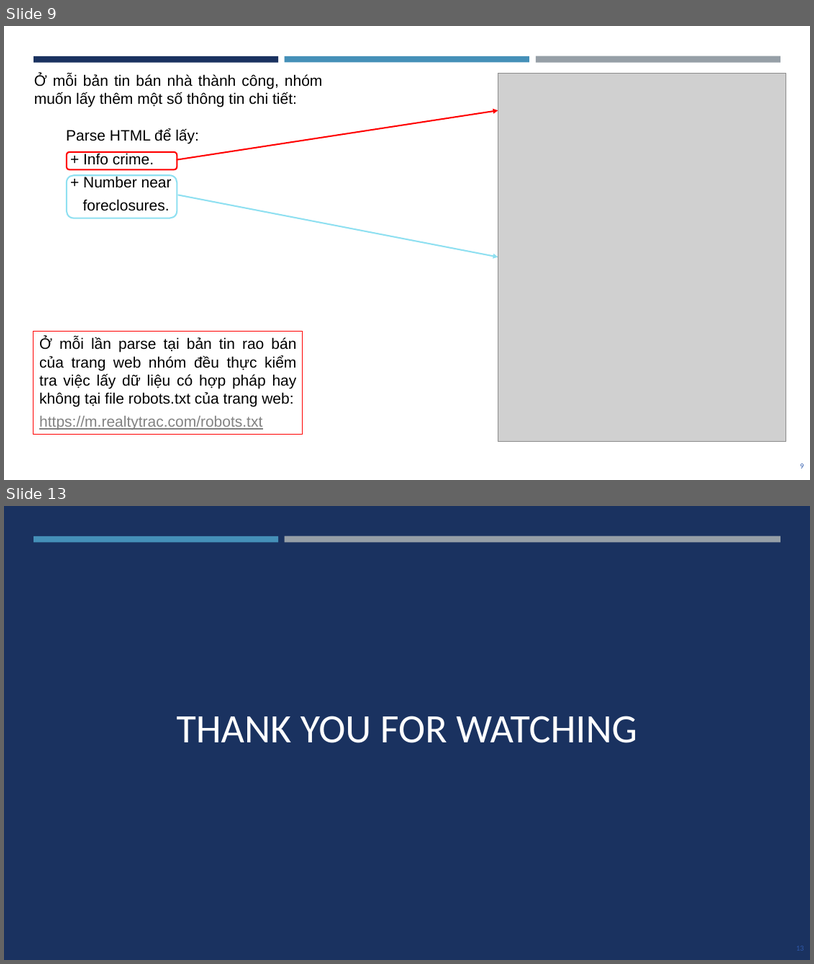
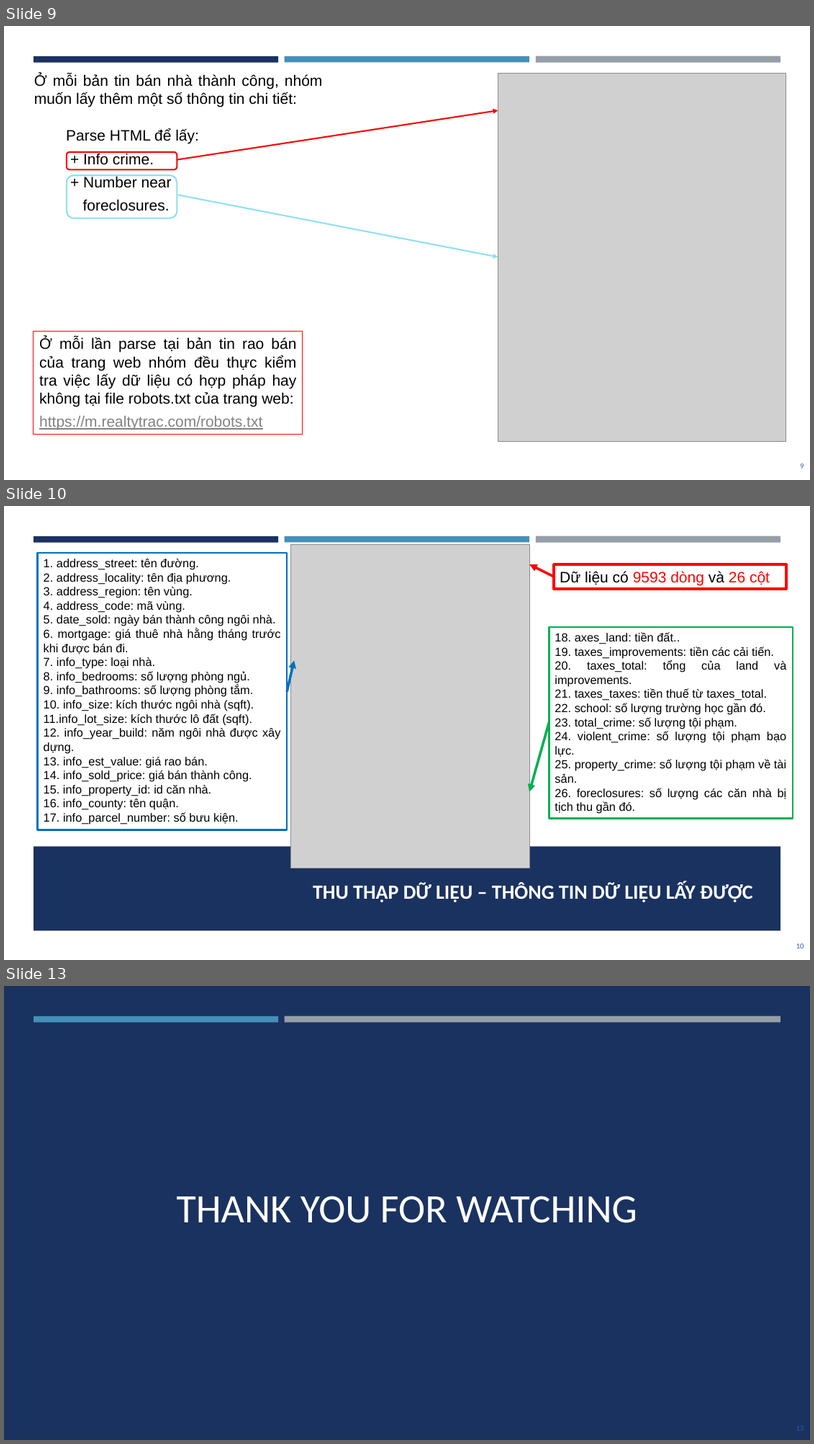
Before and after one commit to dpnam/DS-Final-Project, a slide deck: report-slide/BaoCaoLan01_DS.pptx. Shown one above the other, each under a label of ours: slides 9 and 13 before the commit, slides 9, 10 and 13 after it; the slides between them are not shown. The pictures are 814x964 and 814x1444 pixels, drawn with LibreOffice and Linux fonts; fonts in the diff are those of the drawing; grey boxes stand for pictures. Boxes give left, top, right and bottom in pixels: in the first picture for what was removed or moved away, otherwise in the second. Text is boxed around its words. In the diff, an @@ line names an element or a change of style, - is before the commit and + after.

```diff
--- a/report-slide/BaoCaoLan01_DS.pptx
+++ b/report-slide/BaoCaoLan01_DS.pptx
@@ slide 10 added at (4,506,810,960), background #FFFFFF @@
@@ rectangle added at (34,536,278,542), fill #1A3260 @@
@@ rectangle added at (285,536,530,542), fill #4590B8 @@
@@ picture added at (291,545,530,868) @@
@@ rectangle added at (536,536,781,543), fill #969FA7 @@
@@ rectangle added at (37,553,287,830), outline #0070C0 2.25 pt, 14 pt, text #000000 @@
+1. address_street: tên đường.
+2. address_locality: tên địa phương.
+3. address_region: tên vùng.
+4. address_code: mã vùng.
+5. date_sold: ngày bán thành công ngôi nhà.
+6. mortgage: giá thuê nhà hằng tháng trước khi được bán đi.
+7. info_type: loại nhà.
+8. info_bedrooms: số lượng phòng ngủ.
+9. info_bathrooms: số lượng phòng tắm.
+10. info_size: kích thước ngôi nhà (sqft).
+11.info_lot_size: kích thước lô đất (sqft).
+12. info_year_build: năm ngôi nhà được xây dựng.
+13. info_est_value: giá rao bán.
+14. info_sold_price: giá bán thành công.
+15. info_property_id: id căn nhà.
+16. info_county: tên quận.
+17. info_parcel_number: số bưu kiện.
@@ arrow added from (554, 577) to (530, 564), #FF0000 3 pt @@
@@ rectangle added at (554,564,787,588), outline #FF0000 3 pt, 18 pt, text #FF0000 @@
+Dữ liệu có 9593 dòng và 26 cột
@@ rectangle added at (549,627,793,818), outline #00B050 2.25 pt, 14 pt, text #000000 @@
+18. axes_land: tiền đất..
+19. taxes_improvements: tiền các cải tiến.
+20. taxes_total: tổng của land và improvements.
+21. taxes_taxes: tiền thuế từ taxes_total.
+22. school: số lượng trường học gần đó.
+23. total_crime: số lượng tội phạm.
+24. violent_crime: số lượng tội phạm bạo lực.
+25. property_crime: số lượng tội phạm về tài sản.
+26. foreclosures: số lượng các căn nhà bị tịch thu gần đó.
@@ arrow added from (287, 691) to (294, 660), #0070C0 3 pt @@
@@ arrow added from (549, 723) to (530, 792), #00B050 3 pt @@
@@ rectangle added at (34,846,782,930), fill #1A3260 @@
@@ title added at (313,882,753,902), 24 pt, text #FFFFFF, bold @@
+THU THẬP DỮ LIỆU – THÔNG TIN DỮ LIỆU LẤY ĐƯỢC
@@ page number added at (797,943,805,948), 9 pt, text #2F5AAC @@
+10
```
Also in this commit, not shown: 1 slide changed, 1 other slide added, 2 slides removed, 4 other files.
